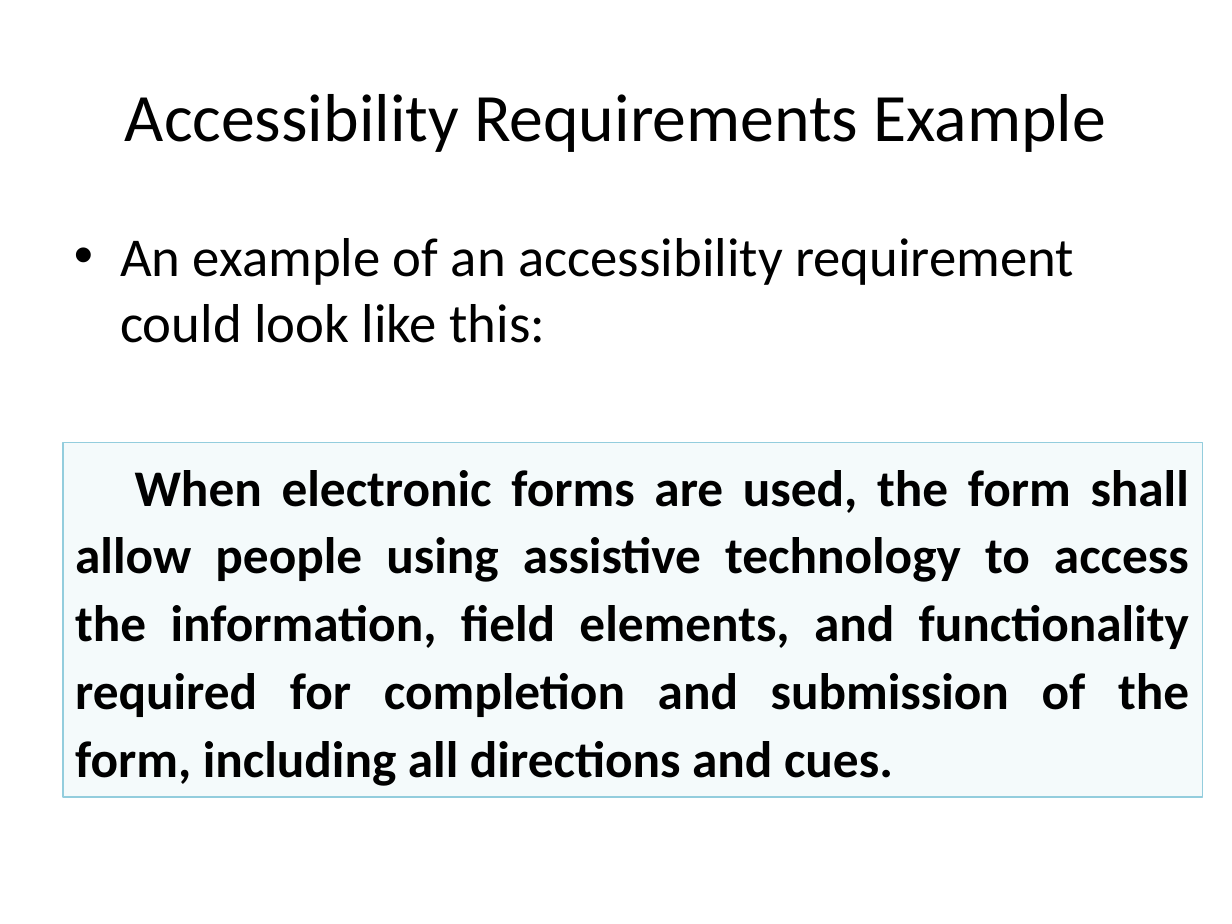
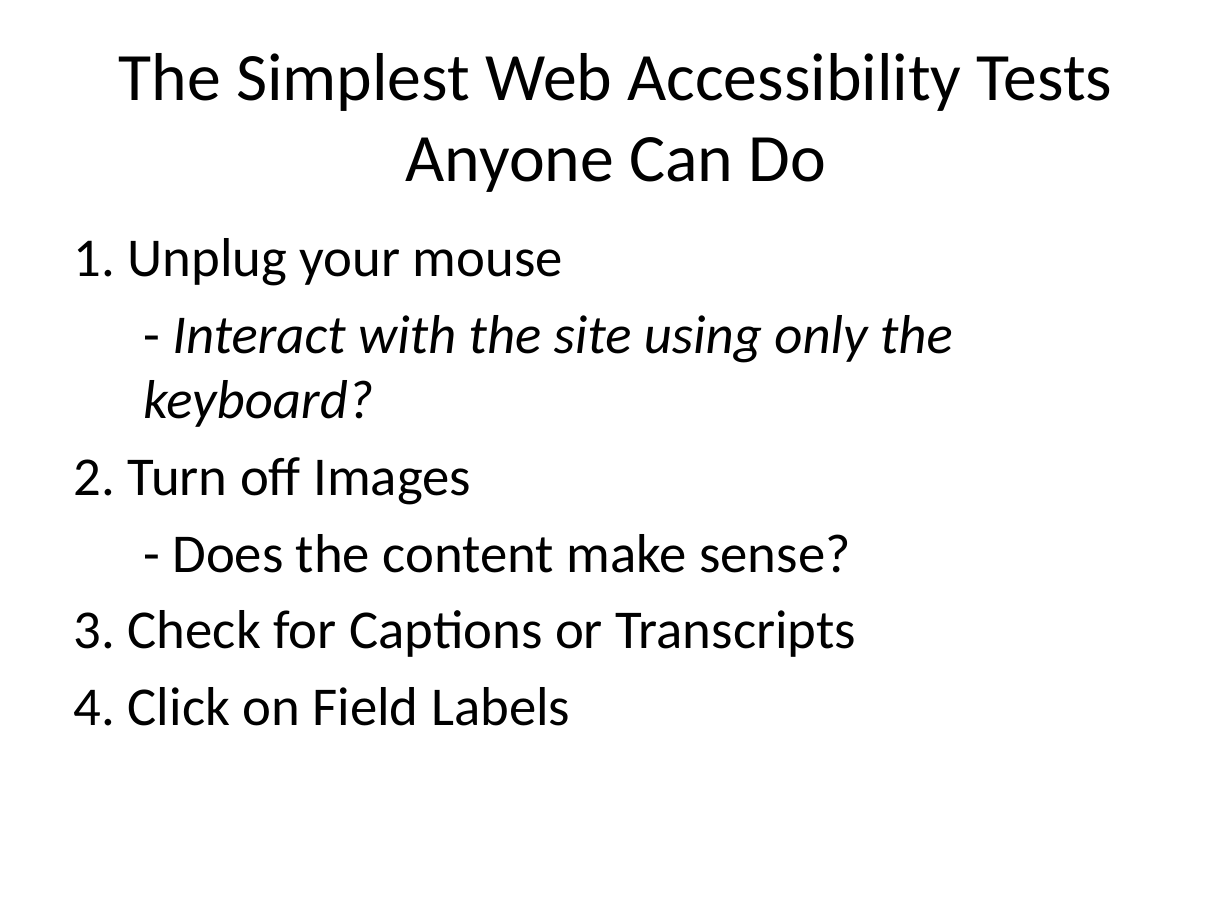
Before and after one commit to Team-Lich/Presentations, a slide deck: slide 5 of accessibility-testing.pptx. Drawn at 1232x924 pixels with LibreOffice and Linux fonts; fonts in the diff are those of the drawing. Boxes give left, top, right and bottom in pixels: in the first picture for what was removed or moved away, otherwise in the second. Text is boxed around its words. In the diff, an @@ line names an element or a change of style, - is before the commit and + after.

```diff
--- a/accessibility-testing.pptx
+++ b/accessibility-testing.pptx
@@ title at <box>119,53,1113,192</box>: text changed @@
-Accessibility Requirements Example
+The Simplest Web Accessibility Tests Anyone Can Do
@@ text at <box>74,238,953,726</box>: text changed @@
-• An example of an accessibility requirement could look like this:
+1. Unplug your mouse
+- Interact with the site using only the keyboard?
+2. Turn off Images
+- Does the content make sense?
+3. Check for Captions or Transcripts
+4. Click on Field Labels
@@ rectangle removed at <box>63,442,1202,797</box> @@
-When electronic forms are used, the form shall allow people using assistive technology to access the information, field elements, and functionality required for completion and submission of the form, including all directions and cues.
```
Also in this commit, not shown: 1 other slide changed.
